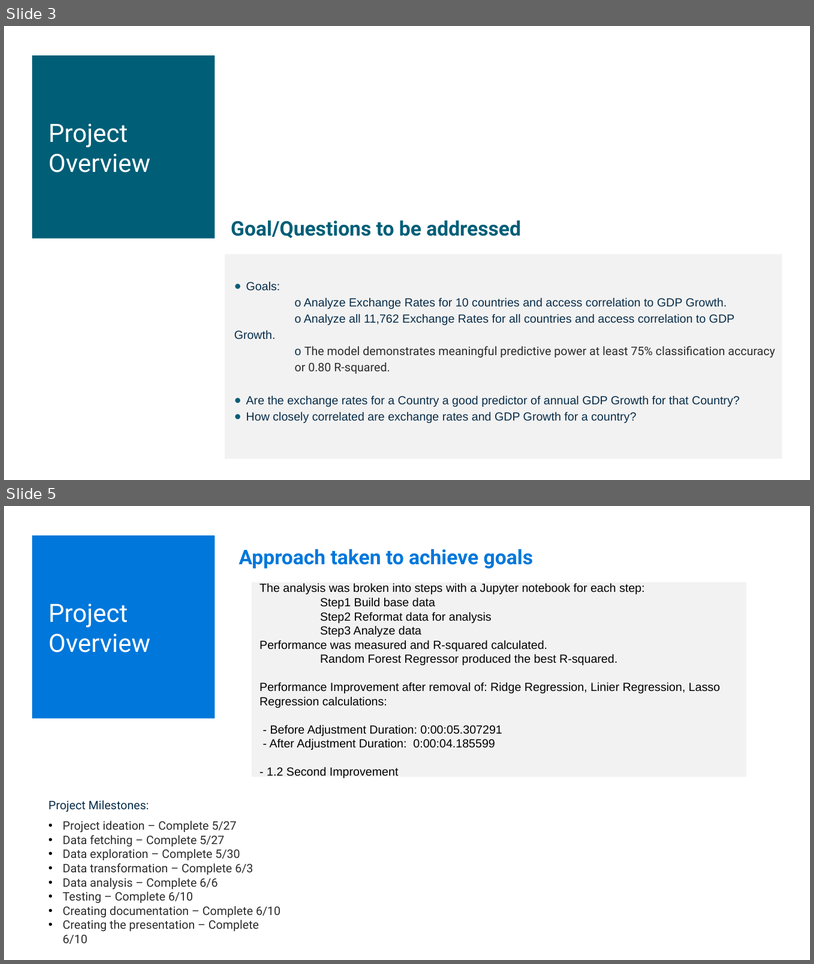
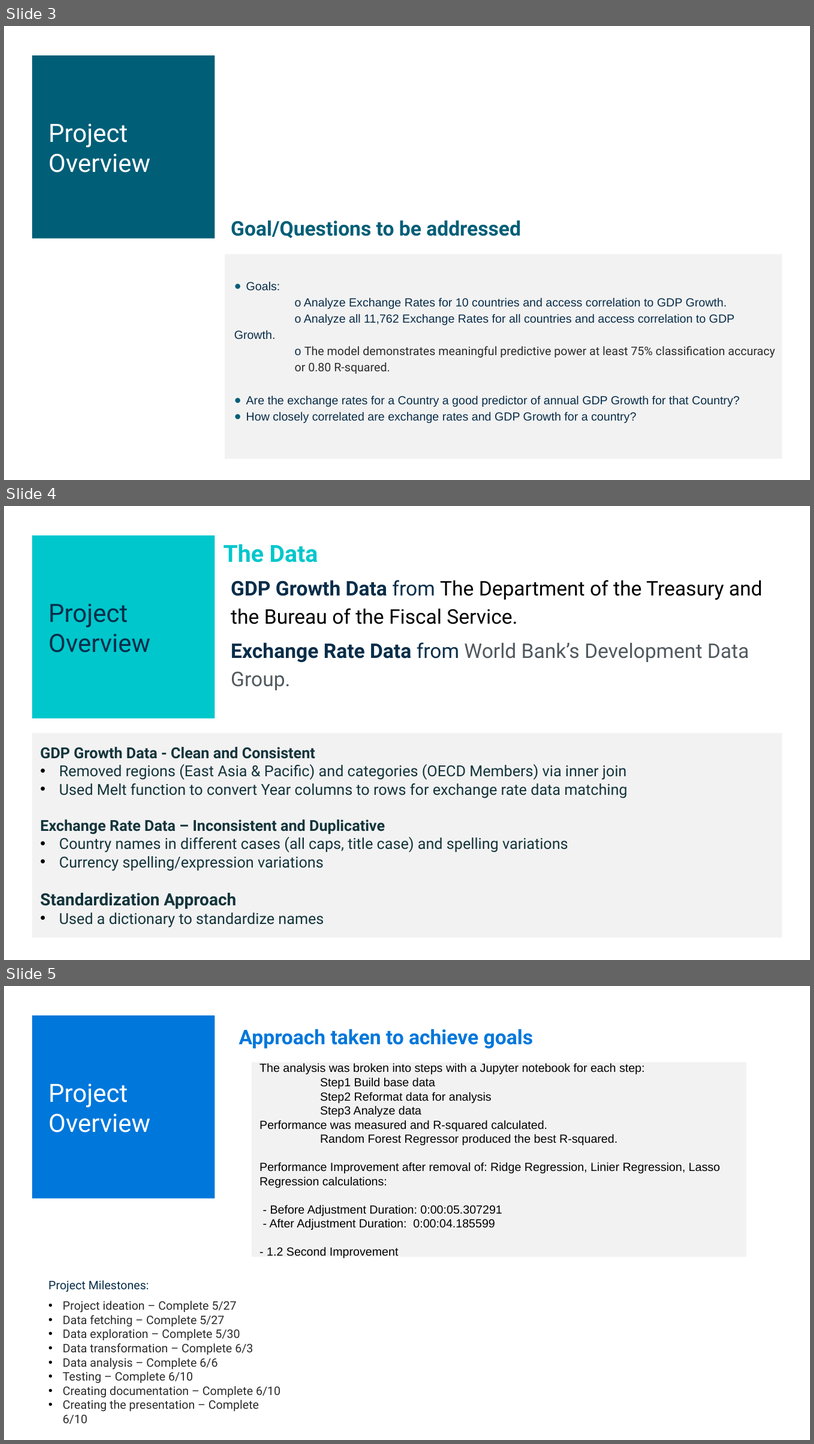
Before and after one commit to tbrown14611/Project_2, a slide deck: Team_3_AI_Bootcamp_Project_2.pptx. Shown one above the other, each under a label of ours: slides 3 and 5 before the commit, slides 3, 4 and 5 after it; the slides between them are not shown. The pictures are 814x964 and 814x1444 pixels, drawn with LibreOffice and Linux fonts; fonts in the diff are those of the drawing. Boxes give left, top, right and bottom in pixels: in the first picture for what was removed or moved away, otherwise in the second. Text is boxed around its words. In the diff, an @@ line names an element or a change of style, - is before the commit and + after.

```diff
--- a/Team_3_AI_Bootcamp_Project_2.pptx
+++ b/Team_3_AI_Bootcamp_Project_2.pptx
@@ slide 4 added at (4, 506, 810, 960), background #FFFFFF @@
@@ rectangle added at (32, 535, 215, 718), fill #00C7CC @@
@@ text added at (224, 544, 318, 562), 28 pt, text #00C7CC, bold @@
+The Data
@@ text added at (231, 580, 763, 690), 24 pt, text #000000 @@
+GDP Growth Data from The Department of the Treasury and the Bureau of the Fiscal Service.
+Exchange Rate Data from World Bank’s Development Data Group.
@@ text added at (48, 604, 150, 652), 30 pt, text #082D49 @@
+Project Overview
@@ rectangle added at (32, 733, 783, 937), fill #F2F2F2, 18 pt, text #13343B @@
+GDP Growth Data - Clean and Consistent
+• Removed regions (East Asia & Pacific) and categories (OECD Members) via inner join
+    • Used Melt function to convert Year columns to rows for exchange rate data matching
+Exchange Rate Data – Inconsistent and Duplicative
+• Country names in different cases (all caps, title case) and spelling variations
+• Currency spelling/expression variations
+Standardization Approach
+• Used a dictionary to standardize names
```
Also in this commit, not shown: 1 slide changed, 3 slides removed.
